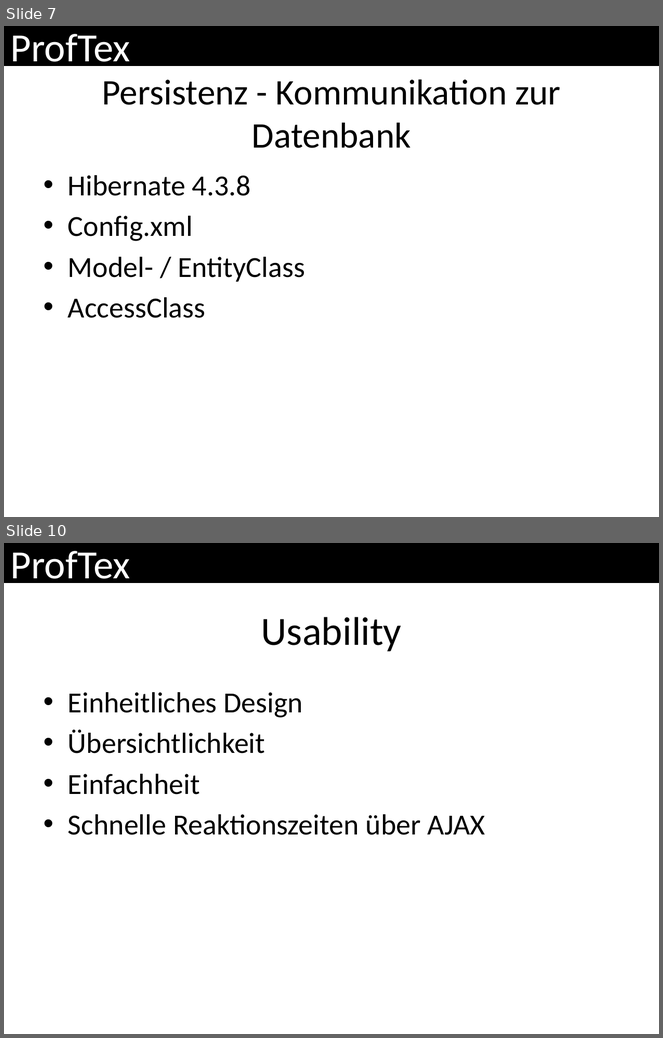
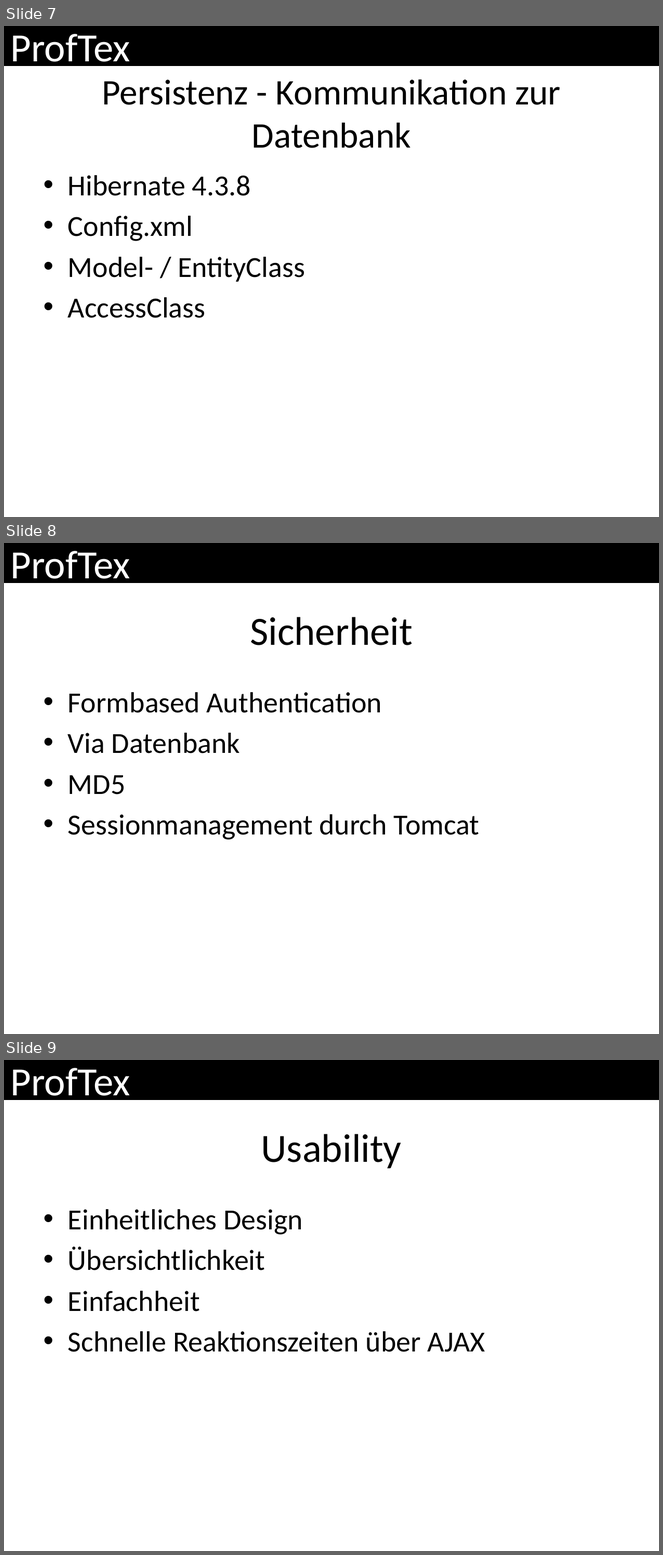
Before and after one commit to ProfTeX/mockup, a slide deck: ProfTeX.pptx. Shown one above the other, each under a label of ours: slides 7 and 10 before the commit, slides 7, 8 and 9 after it; the slides between them are not shown. The pictures are 663x1038 and 663x1555 pixels, drawn with LibreOffice and Linux fonts; fonts in the diff are those of the drawing. Boxes give left, top, right and bottom in pixels: in the first picture for what was removed or moved away, otherwise in the second. Text is boxed around its words. In the diff, an @@ line names an element or a change of style, - is before the commit and + after.

```diff
--- a/ProfTeX.pptx
+++ b/ProfTeX.pptx
@@ slide 8 added at box(4, 543, 659, 1034), background #FFFFFF; not listed: 1 template element that a slide beside it also shows @@
@@ title added at box(250, 617, 413, 645), 44 pt, text #000000 @@
+Sicherheit
@@ text added at box(68, 692, 480, 840), 32 pt, text #000000 @@
+• Formbased Authentication
+• Via Datenbank
+• MD5
+• Sessionmanagement durch Tomcat
@@ what was slide 10 is now slide 9 @@
```
Also in this commit, not shown: 2 slides removed.
